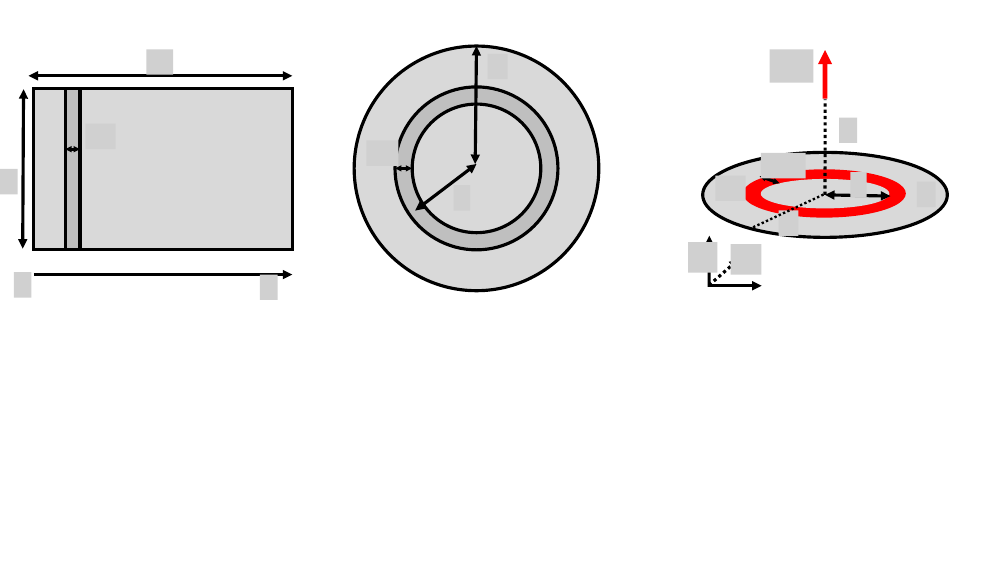
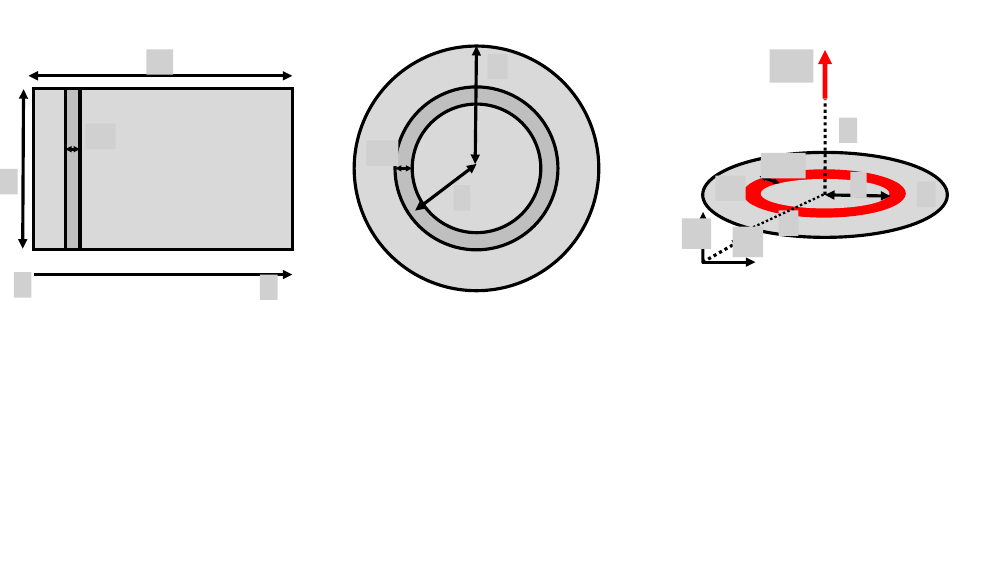
Before and after one commit to OSTP/PhysicsArtofModelling, a slide deck: slide 6 of tex/figures/ChargesFields/Figures.pptx. Drawn at 1008x567 pixels with LibreOffice and Linux fonts; fonts in the diff are those of the drawing; grey boxes stand for pictures; background and template pictures are left out. Boxes give left, top, right and bottom in pixels: in the first picture for what was removed or moved away, otherwise in the second. Text is boxed around its words. In the diff, an @@ line names an element or a change of style, - is before the commit and + after.

```diff
--- a/tex/figures/ChargesFields/Figures.pptx
+++ b/tex/figures/ChargesFields/Figures.pptx
@@ picture added at bbox=[682, 219, 712, 249] @@
@@ arrow moved from (709, 287) - (709, 236) to (703, 263) - (703, 212) @@
@@ picture: place and size @@
-picture at bbox=[731, 244, 762, 274]
+picture at bbox=[733, 227, 764, 257]
@@ picture removed at bbox=[688, 242, 718, 272] @@
@@ arrow moved from (708, 286) - (761, 286) to (702, 262) - (755, 262) @@
@@ arrow moved from (709, 285) - (739, 259) to (703, 262) - (742, 240) @@
```
Also in this commit, not shown: 2 other slides changed, 5 other files.
